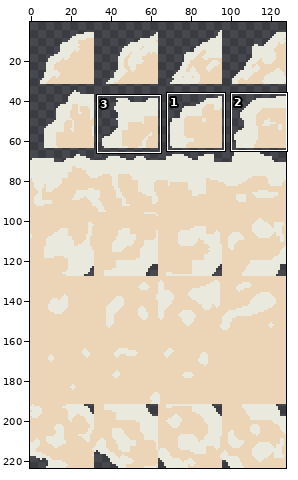
Edited in one commit: sprite sheet (godot/assets/gfx/environment/autotile.png). Above, an overview of the earlier version with the close-up marked.
Close-up. As it was:
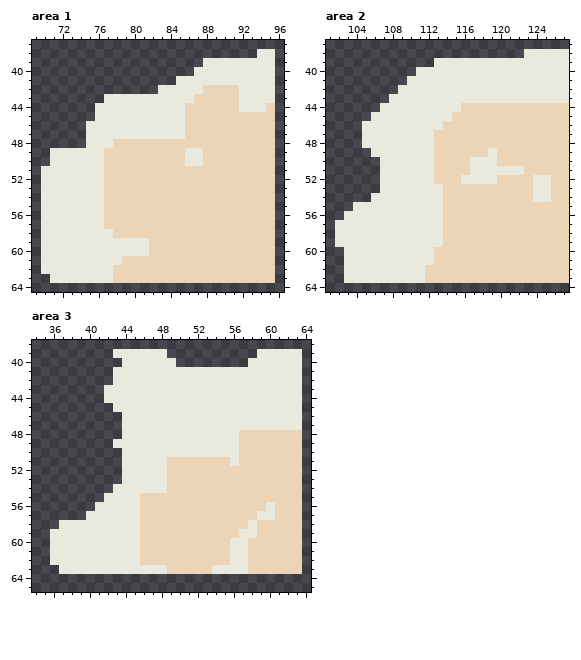
The file is 128x224 pixels. Shown: area 1: x 69..96, y 37..64; area 2: x 101..127, y 37..64; area 3: x 34..64, y 38..65. The wide view leaves out empty margins. The commit also changed other parts of the picture, which this record leaves out.
After the commit:
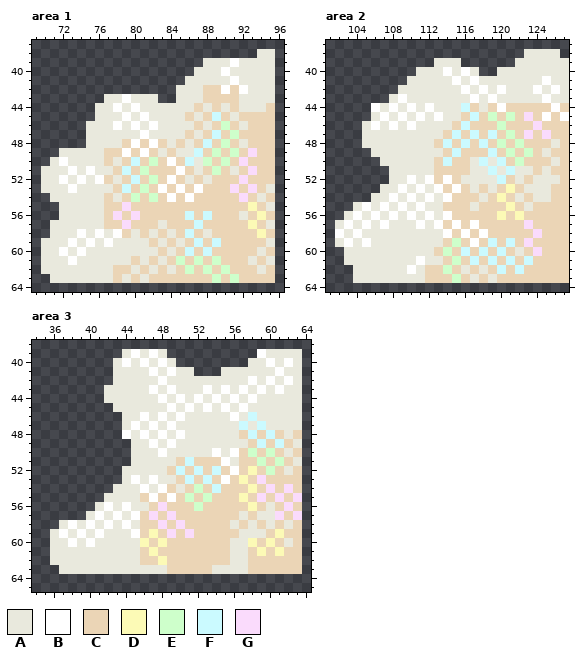
Palette (. is transparent): A #e9e9dd  B #ffffff  C #ebd5b6  D #fcfab6  E #ceffcb  F #cbfaff  G #fadbfc
The edit:
Changed rows in their new state; - is an unchanged pixel.
Area 1:
first column x 70:
39 ---------------------B----
40 --------------------B-----
41 ---------------.-----B----
42 -------------..-----B-B---
43 ---------B---..--A--------
44 --------B-B-----A-A-A-----
45 ---------B-B-----A-F-A----
46 --------B-B-B---A-A-E-A---
47 -----------B-----A-F-E----
48 --------A-B-B-A-A-F-E-A---
49 -.-------B-B-A-A-F-E-E-G--
50 --B-----A-F-E-B-F-E-E-G---
51 ---B-B-A-F-E---B-A-E-A-G--
52 --B-B-B-A-F-E-B-A-A---G---
53 ---B---A-F-E-B-B-B---G-G-A
54 .-------A-E-E-B-B-----G-A-
55 ..-------G-------------D-A
56 ..------G-G-----F-F---A-D-
57 .--------G---A---F-----D-A
58 .---B-B-B-A-A-A-F-A-----D-
59 ---B-B-B-----A-A-F-F-----A
60 --B-B-------A-A-F-F-----A-
61 ---B-----A-A-A-E-E-E---A-A
62 ----------A-A-A-E-E-E---A-
63 ---------A-A-------E-E----
Area 2:
first column x 102:
38 -------------------------.
39 --------------......------
40 ------------B-B-..--------
41 -------------B-B-------B--
42 --------------B-B-B---B-B-
43 -------B-------B-B-----B--
44 ----B-B-B-B---F-A-B-----B-
45 -----B-B-B-B-A-F-E-E-G-B-B
46 ----B-B-B---A-F---E---G---
47 -----------A-F-F-F-E-G-G--
48 ------------F-F-F-E-E---A-
49 -----------A-F---F-E-E-A--
50 ------------F---F-F-E---A-
51 -----.-----------F-F-A-A--
52 -----.--B-B-B-----F-A---A-
53 -------B-B-B-B-A-A-D-A----
54 ------B-B-B-B---A-D-A-----
55 ---B-B-B-B-----A---D-A----
56 --B-B-B-B-B-B-----D-D-----
57 -B-B-B---B-B-B-B-----G----
58 B-B---------B-B-B-----G---
59 -B-B---------E-B-F-F-G----
60 ------------E-F-F-F-A-G---
61 ---------B-A-E-F-F-F-F----
62 -.------B---E-A-A-F-F-----
63 -.-----------E-A-A--------
Area 3:
first column x 37:
39 ------.-B-B-----------B----
40 ------AB-B-B-----------B-B-
41 ----------B-B--...------B--
42 -----------B---------B-B-B-
43 ----------B-B---B-B-B-B-B--
44 -----------B-B-B-B-B-B-----
45 ------------B-B-B-B-B------
46 ---------B-B-B-----B-F-----
47 --------B-B-B-------F-F----
48 -------B-B-B-B-------F-F-A-
49 ------..--B-B-------A-F-F-A
50 -------.---B-----B-B-E-E-A-
51 -------.----A-F---B---E-E-A
52 -------------F-F-F-B-D-E-A-
53 --------B-B-A-F-F-B-D-G----
54 ---------B-B-A-E-F---D-G-G-
55 ----------B-B-E-E---D-G-G-G
56 -----B-B-A-G---E-----D---G-
57 ----B-B-B-G-G-------A---G-G
58 -B-B-B-B---G-G-----A---A-A-
59 B-B-B---B-D-G-G-------A-D--
60 -B-B-----D-D---------D-D-A-
61 ----------D-----------D-D--
62 -----------D---------------
Pixel boxes of the changes (left, top, right, bottom) in both close-ups:
changed: (41, 58, 275, 283)
changed: (335, 49, 569, 283)
changed: (59, 349, 302, 565)
